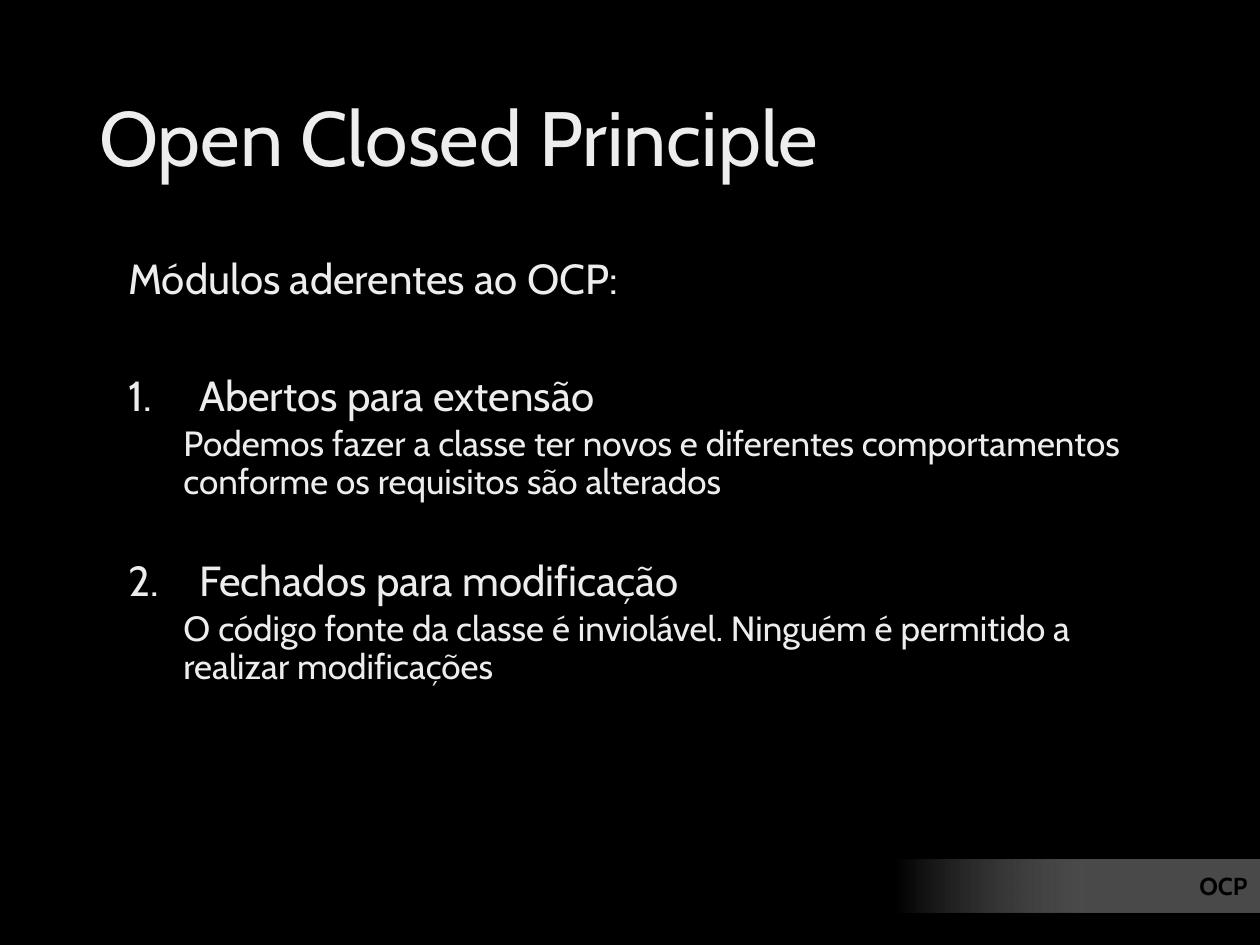
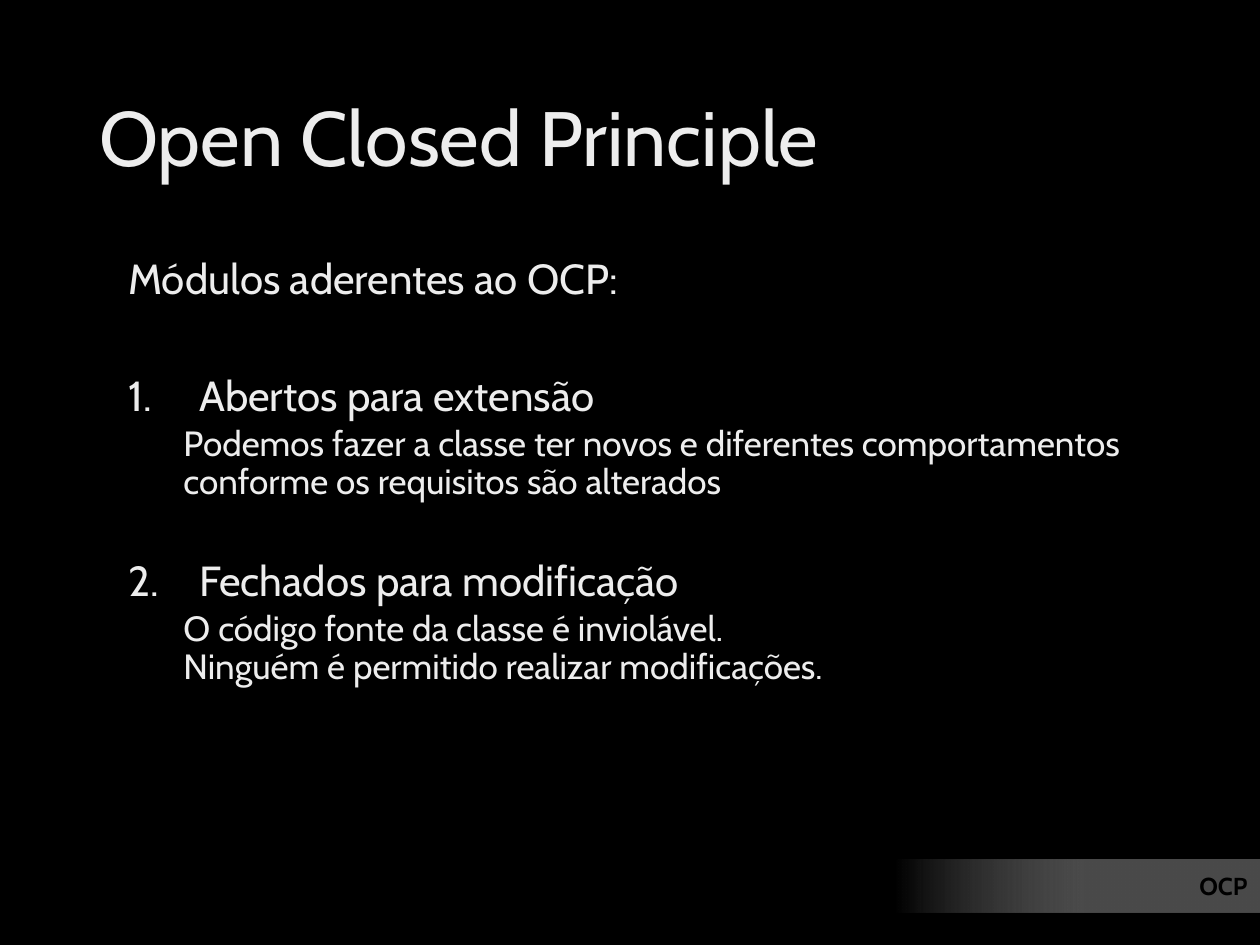
Before and after one commit to ivanpaulovich/event-sourcing-jambo, a slide deck: slide 16 of docs/Princípios SOLID de OO usando .NET.pptx. Drawn at 1260x945 pixels with LibreOffice and Linux fonts; fonts in the diff are those of the drawing; background and template pictures are left out. Boxes give left, top, right and bottom in pixels: in the first picture for what was removed or moved away, otherwise in the second. Text is boxed around its words. In the diff, an @@ line names an element or a change of style, - is before the commit and + after.

```diff
--- a/docs/Princípios SOLID de OO usando .NET.pptx
+++ b/docs/Princípios SOLID de OO usando .NET.pptx
@@ text at <box>183,614,822,688</box>: text changed @@
-  O código fonte da classe é inviolável. Ninguém é permitido a realizar modificações
+  O código fonte da classe é inviolável.
+  Ninguém é permitido realizar modificações.
```
Also in this commit, not shown: 5 other slides changed, 10 other files.
